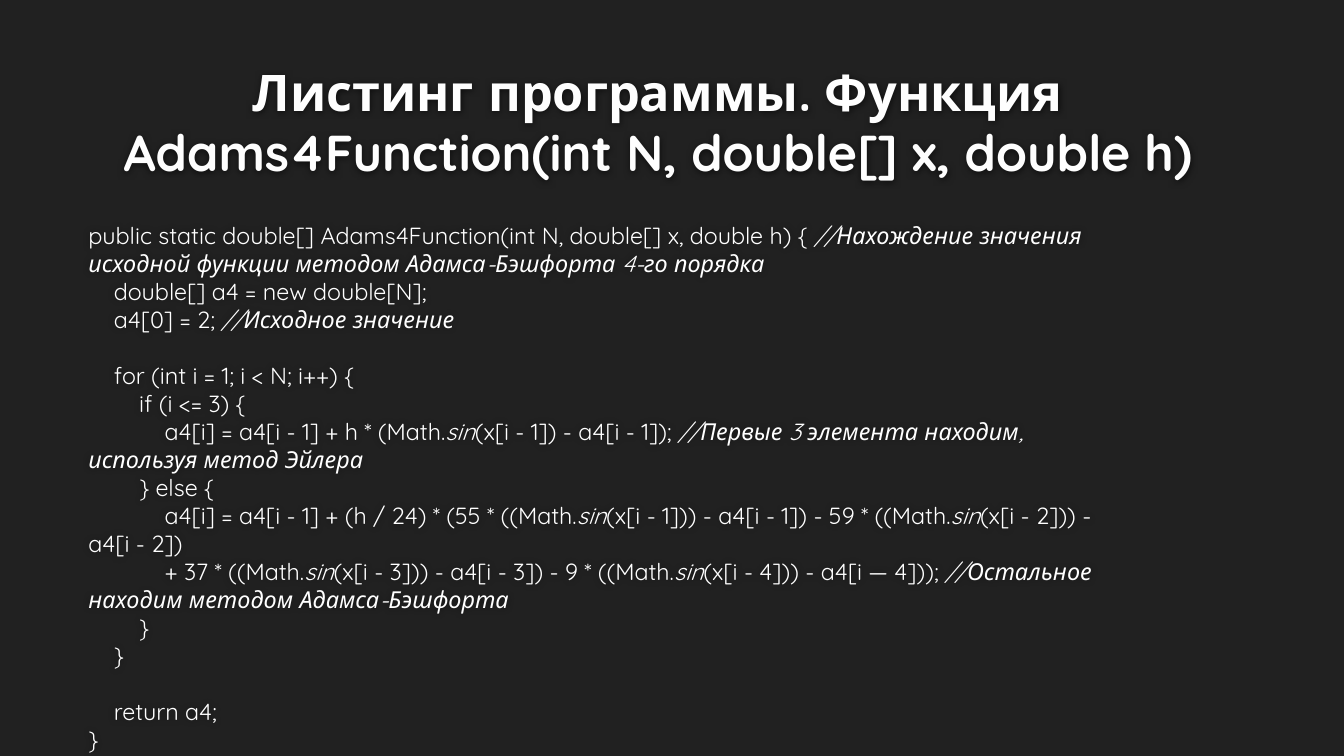
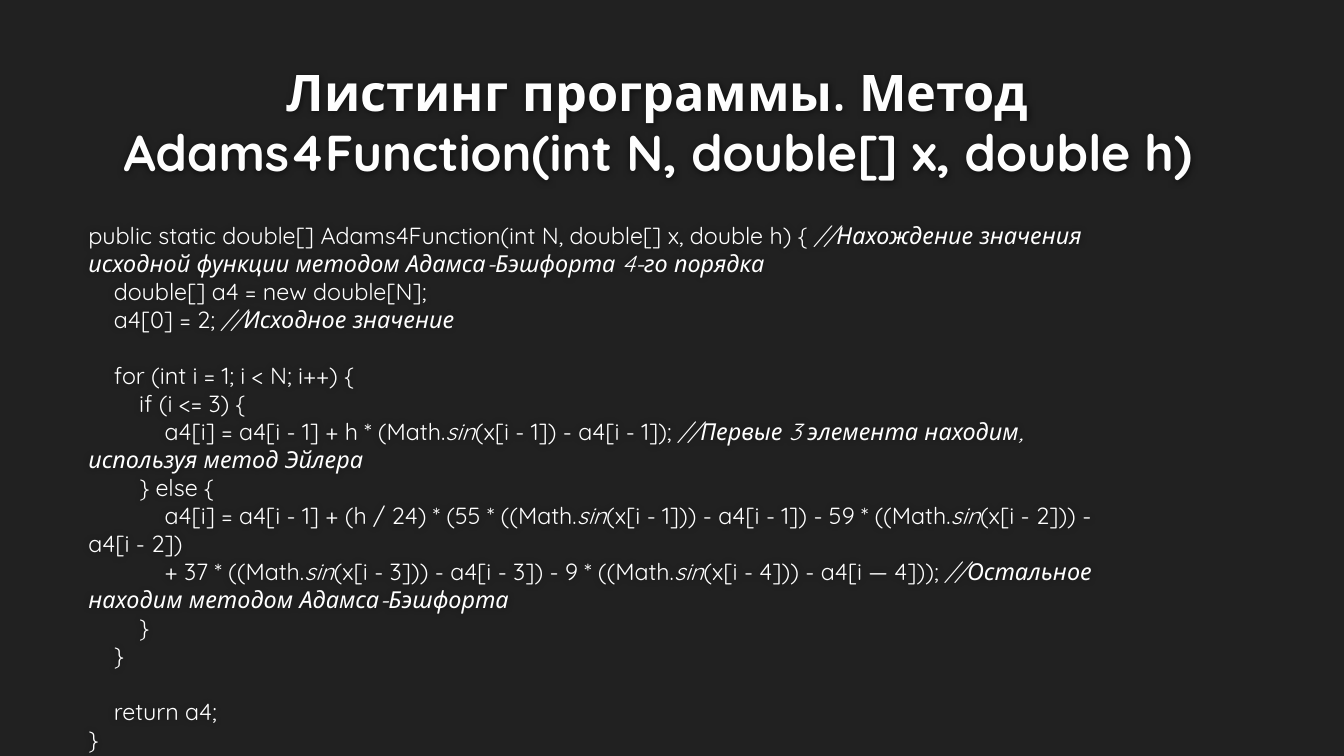
Before and after one commit to VladimirSolodilov/Programming, a slide deck: slide 21 of Вычислительная математика/Курсовой проект/Презентация к курсовому проекту.pptx. Drawn at 1344x756 pixels with LibreOffice and Linux fonts; fonts in the diff are those of the drawing; background and template pictures are left out. Boxes give left, top, right and bottom in pixels: in the first picture for what was removed or moved away, otherwise in the second. Text is boxed around its words. In the diff, an @@ line names an element or a change of style, - is before the commit and + after.

```diff
--- a/Вычислительная математика/Курсовой проект/Презентация к курсовому проекту.pptx
+++ b/Вычислительная математика/Курсовой проект/Презентация к курсовому проекту.pptx
@@ title at bbox=[124, 75, 1192, 181]: text changed @@
-Листинг программы. Функция Adams4Function(int N, double[] x, double h)
+Листинг программы. Метод Adams4Function(int N, double[] x, double h)
```
Also in this commit, not shown: 7 other slides changed, 1 slide added, 3 other files.
